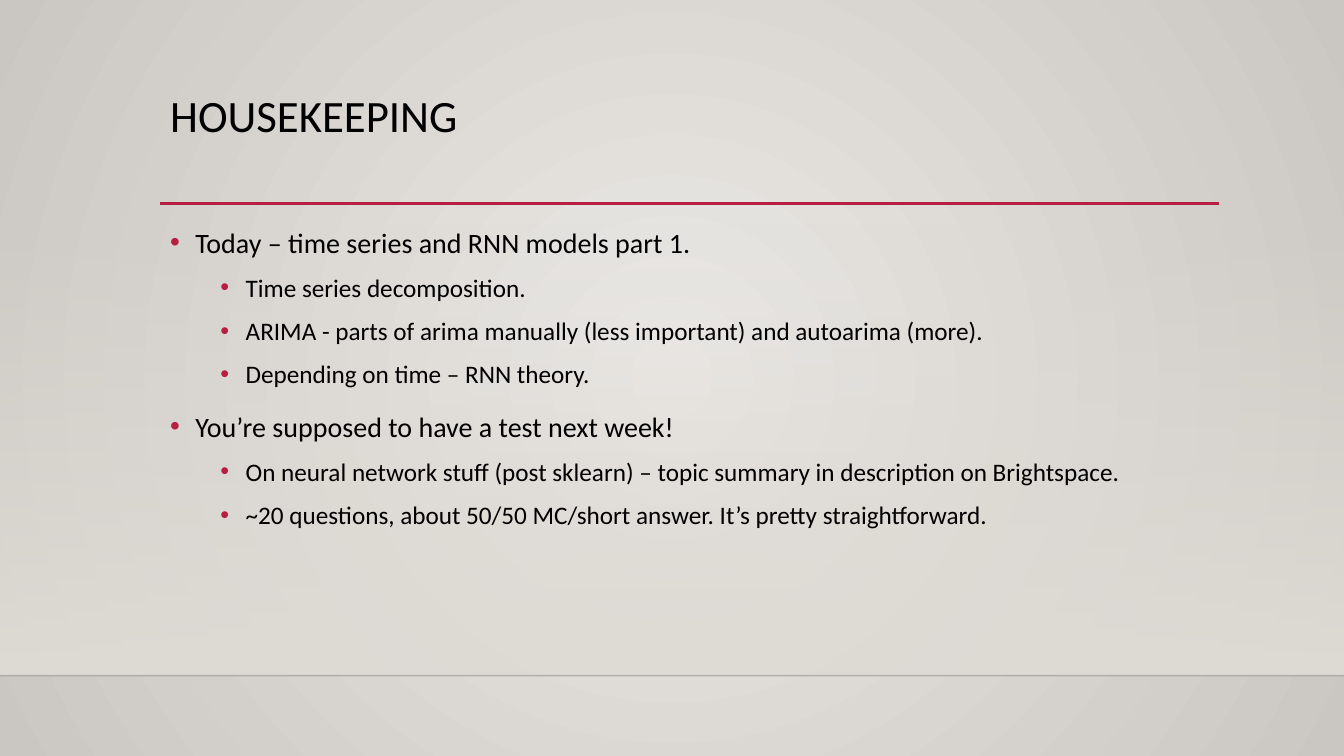
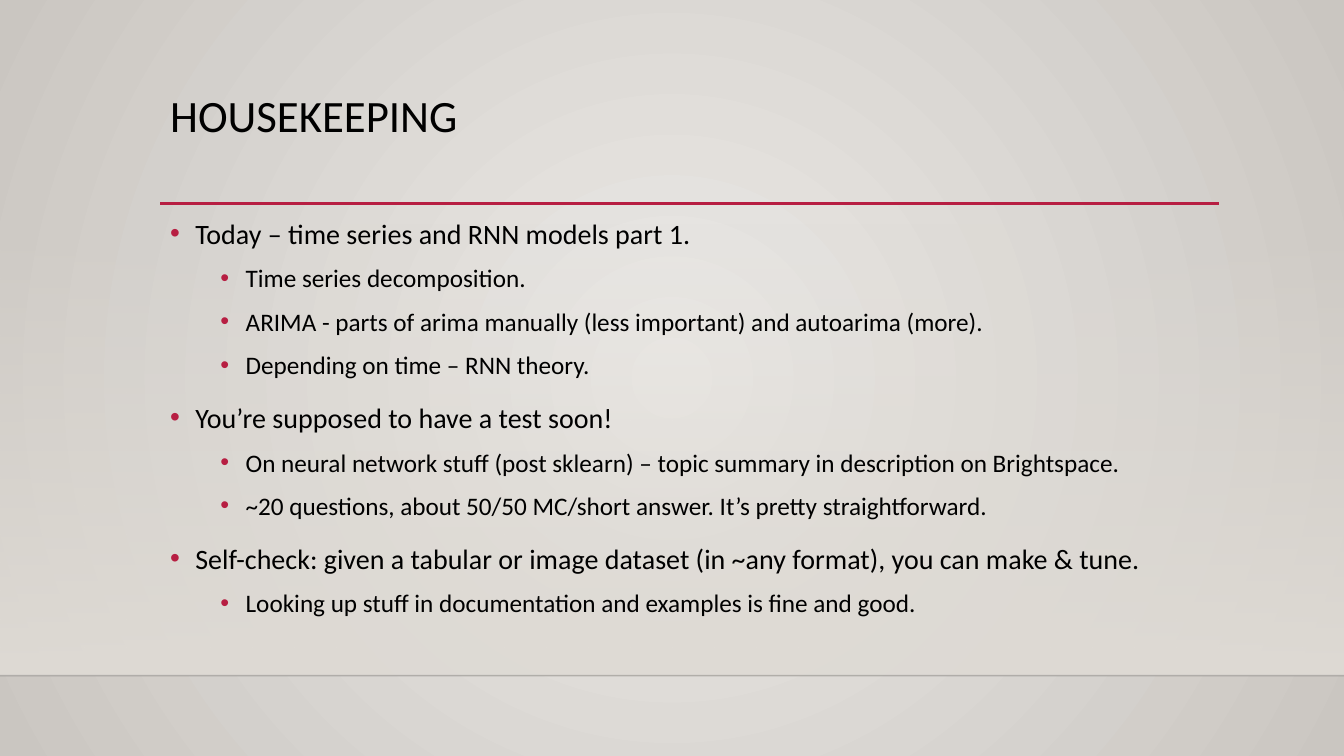
Before and after one commit to AkeemSemperDataScience/Intro_to_Machine_Learning_Students, a slide deck: slide 3 of reference_content/Slides/TimeSeries.pptx. Drawn at 1344x756 pixels with LibreOffice and Linux fonts; fonts in the diff are those of the drawing; background and template pictures are left out. Boxes give left, top, right and bottom in pixels: in the first picture for what was removed or moved away, otherwise in the second. Text is boxed around its words. In the diff, an @@ line names an element or a change of style, - is before the commit and + after.

```diff
--- a/reference_content/Slides/TimeSeries.pptx
+++ b/reference_content/Slides/TimeSeries.pptx
@@ text "Today – time series and ...": place and size @@
-text "Today – time series and ..." at [195, 233, 1119, 529]
+text "Today – time series and ..." at [195, 224, 1139, 617]
@@ text at [195, 408, 612, 433]: text changed @@
-• You’re supposed to have a test next week!
+• You’re supposed to have a test soon!
@@ text at [195, 548, 1139, 617]: paragraphs added @@
+• Self-check: given a tabular or image dataset (in ~any format), you can make & tune.
+  • Looking up stuff in documentation and examples is fine and good.
```
Also in this commit, not shown: 1 other slide changed, 2 slides added, 1 slide removed, 4 other files.
